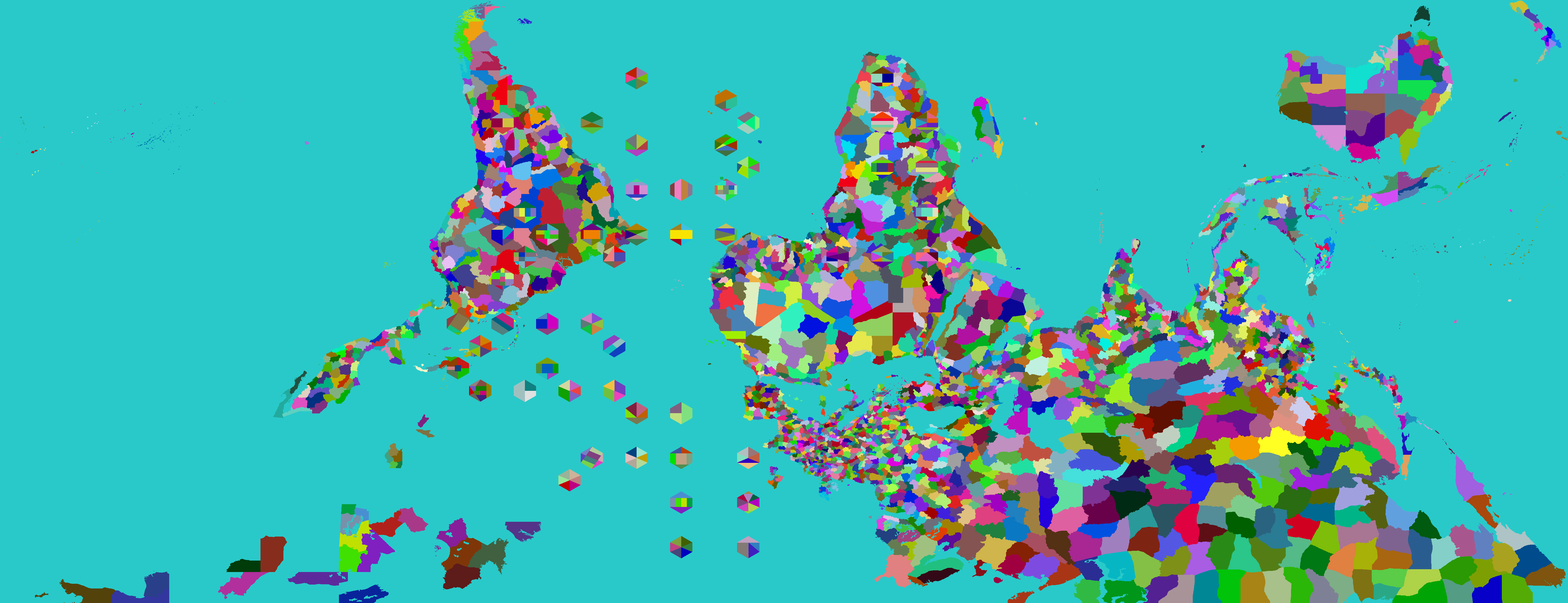
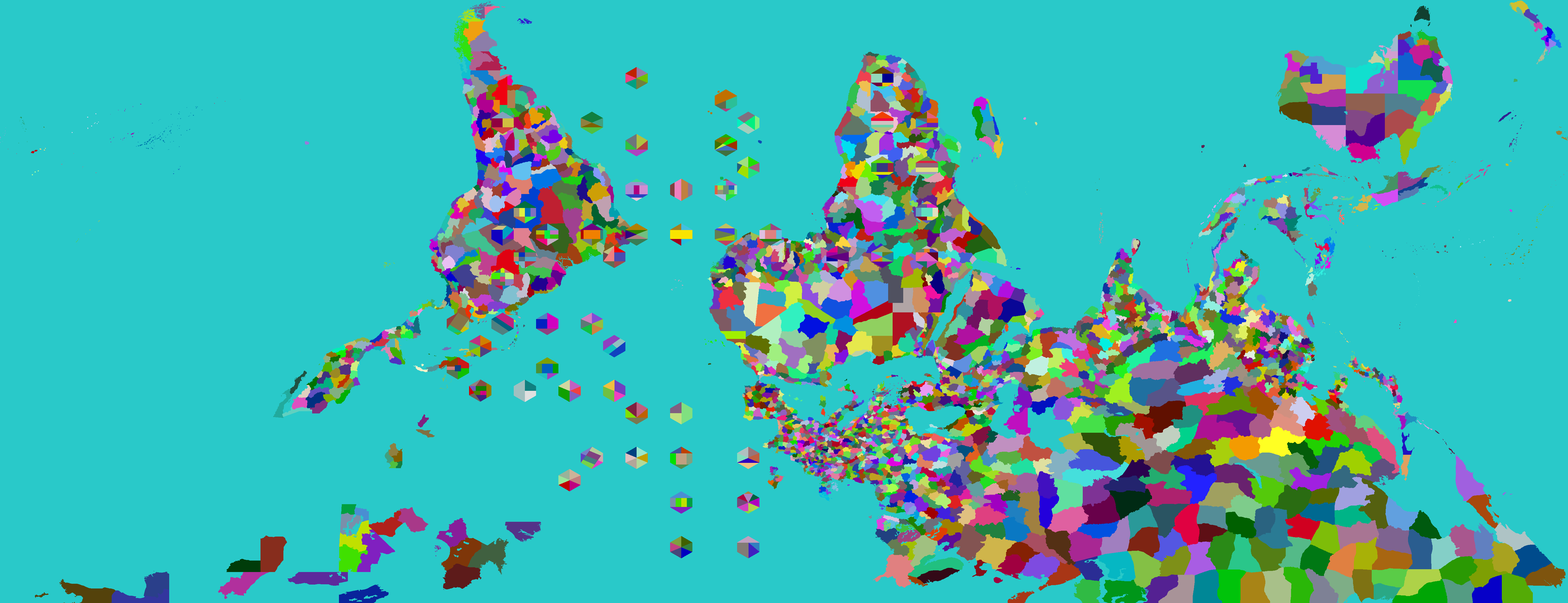
Revision of a layered 1568 x 603 image; what changed, layer by layer:
painted on "Provinces" over [759, 223, 785, 246]
